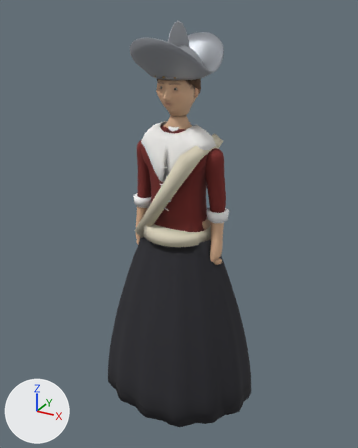
Two versions of the glTF model reckoning/models/watchwoman.glb, one commit apart.
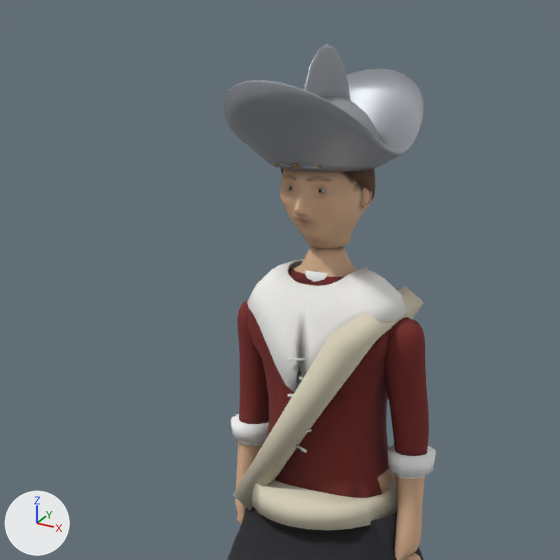
The first picture shows the older version from a camera (50 mm lens) standing at (1.091, -1.977, 1.996) and looking at (-0.005, 0.015, 1.0). The close-ups show the older and then the newer version on the part from 7% to 80% of the width and 0% to 58% of the height of that picture. Only the edits that show in the close-ups are written down. The axes (+X, +Y, +Z) are drawn at lower left. The lights are the same throughout. Vertices at exactly the same position are counted once.

Before the edit, the objects in view are built like this:
```python
ob_watchwoman_body = bpy.data.objects.new('watchwoman_body', me_watchwoman_body)
ob_watchwoman_body.location = (0.0, 0.0, 0.0)
ob_watchwoman_hair = bpy.data.objects.new('watchwoman_hair', me_watchwoman_hair)
ob_watchwoman_hair.location = (0.0, 0.0, 0.0)
ob_watchwoman_hat = bpy.data.objects.new('watchwoman_hat', me_watchwoman_hat)
ob_watchwoman_hat.location = (0.0, 0.0, 0.0)
ob_watchwoman_linen = bpy.data.objects.new('watchwoman_linen', me_watchwoman_linen)
ob_watchwoman_linen.location = (0.0, 0.0, 0.0)
ob_watchwoman_skin = bpy.data.objects.new('watchwoman_skin', me_watchwoman_skin)
ob_watchwoman_skin.location = (0.0, 0.0, 0.0)
# also in view: 'watchwoman_sash' at (0.0, -0.01, 1.2); 'watchwoman_skirt' at (0.004, 0.002, 0.512)
```
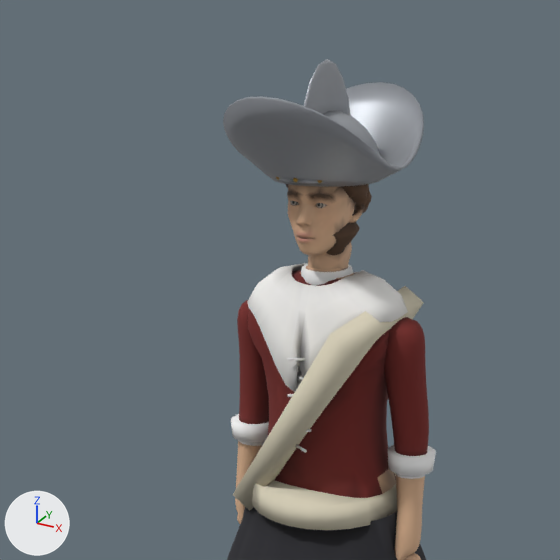
Scene script edits in JSON lines:
```json
{"block": "me_watchwoman_body", "where": "# used by ob_watchwoman_body; location = (0.0, 0.0, 0.0)"}
{"op": "remove", "block": "me_watchwoman_body", "code": "me_watchwoman_body.from_pydata(...)  # 3418 vertices, 6816 faces; spans x -0.25..0.25, y -0.13..0.1, z 0.01..1.55"}
{"op": "add", "block": "me_watchwoman_body", "code": "me_watchwoman_body.from_pydata(...)  # 3418 vertices, 6816 faces; spans x -0.25..0.25, y -0.13..0.1, z 0.01..1.53"}
{"block": "me_watchwoman_body", "change": "me_watchwoman_body part 1: 84 vertices moved from x -0.1..0.09, y -0.05..0.05, z 1.49..1.55 to x -0.1..0.07, y -0.05..0.05, z 1.48..1.53; 41 vertices removed from x -0.07..0.12, y -0.07..0.05, z 1.46..1.54; 41 vertices added at x -0.07..0.12, y -0.07..0.05, z 1.45..1.51"}
{"block": "me_watchwoman_body", "change": "me_watchwoman_body part 2: 9 faces spanning x -0.08..0.07, y -0.04..0.05, z 1.48..1.49 switch from mat_watchwoman_skin to mat_watchwoman_coat"}
{"block": "me_watchwoman_hair", "where": "# used by ob_watchwoman_hair; location = (0.0, 0.0, 0.0)"}
{"op": "remove", "block": "me_watchwoman_hair", "code": "me_watchwoman_hair.from_pydata(...)  # 1260 vertices, 2512 faces; spans x -0.098..0.098, y -0.123..0.138, z 1.553..1.793"}
{"op": "add", "block": "me_watchwoman_hair", "code": "me_watchwoman_hair.from_pydata(...)  # 1260 vertices, 2512 faces; spans x -0.091..0.09, y -0.104..0.138, z 1.525..1.766"}
{"block": "me_watchwoman_hair", "change": "me_watchwoman_hair part 3: the loose piece of 178 vertices spanning x -0.05..0.05, y 0.052..0.138, z 1.618..1.712 is moved by (0.0, 0.0, -0.028)"}
{"block": "me_watchwoman_hair", "change": "me_watchwoman_hair part 4: 1082 of 1260 vertices moved; they spanned x -0.098..0.098, y -0.123..0.11, z 1.553..1.793 and now span x -0.091..0.09, y -0.104..0.096, z 1.525..1.766; mean shift (0.0, -0.001, -0.029); largest move (0.025, -0.086, 1.677) -> (0.013, -0.044, 1.642)"}
{"block": "me_watchwoman_hair", "change": "me_watchwoman_hair part 5: 612 kept faces spanning x -0.091..0.085, y -0.072..0.112, z 1.529..1.72 get new vertex colours; the middle colour goes from brown #312012 to brown #4e3521"}
{"block": "me_watchwoman_hat", "where": "# used by ob_watchwoman_hat; location = (0.0, 0.0, 0.0)"}
{"op": "remove", "block": "me_watchwoman_hat", "code": "me_watchwoman_hat.from_pydata(...)  # 802 vertices, 1560 faces; spans x -0.17..0.17, y -0.248..0.248, z 1.711..1.94"}
{"op": "add", "block": "me_watchwoman_hat", "code": "me_watchwoman_hat.from_pydata(...)  # 802 vertices, 1560 faces; spans x -0.17..0.17, y -0.248..0.248, z 1.683..1.912"}
{"block": "me_watchwoman_hat", "change": "me_watchwoman_hat part 6: the whole mesh is moved by (0.0, 0.0, -0.028)"}
{"block": "me_watchwoman_skin", "where": "# used by ob_watchwoman_skin; location = (0.0, 0.0, 0.0)"}
{"op": "remove", "block": "me_watchwoman_skin", "code": "me_watchwoman_skin.from_pydata(...)  # 2424 vertices, 4800 faces; spans x -0.094..0.094, y -0.133..0.099, z 1.546..1.777"}
{"op": "add", "block": "me_watchwoman_skin", "code": "me_watchwoman_skin.from_pydata(...)  # 1599 vertices, 3168 faces; spans x -0.083..0.081, y -0.111..0.084, z 1.417..1.749"}
{"block": "me_watchwoman_skin", "change": "me_watchwoman_skin part 7: the loose piece of 1874 vertices spanning x -0.088..0.088, y -0.133..0.099, z 1.546..1.777 is rebuilt with 1599 vertices and now spans x -0.083..0.081, y -0.111..0.084, z 1.417..1.749"}
{"block": "me_watchwoman_skin", "change": "me_watchwoman_skin part 8: 6 loose pieces with 550 vertices, spanning x -0.094..0.094, y -0.089..0.022, z 1.63..1.688, are deleted"}
```

Where the change shows, as pixel boxes [x1, y1, x2, y2] in the close-ups (560 x 560 px; the box of a moved part takes in the faces that stretch with it):
```json
{"object": "watchwoman_body", "change": "reshaped", "before": [235, 246, 429, 560], "after": [235, 265, 429, 560]}
{"object": "watchwoman_hat", "change": "moved", "before": [223, 44, 425, 172], "after": [223, 59, 424, 187]}
{"object": "watchwoman_skin", "change": "reshaped", "before": [280, 169, 372, 249], "after": [287, 184, 365, 270]}
{"object": "watchwoman_hair", "change": "reshaped", "before": [280, 168, 375, 200], "after": [286, 184, 372, 256]}
{"part": 1, "of": "me_watchwoman_body", "change": "moved or reshaped", "before": [288, 246, 358, 286], "after": [292, 265, 355, 286]}
{"part": 2, "of": "me_watchwoman_body", "change": "recoloured", "before": [294, 259, 340, 271], "after": [294, 271, 343, 279]}
{"part": 3, "of": "me_watchwoman_hair", "change": "moved or reshaped", "after": [363, 186, 372, 213], "on screen": "not visible before"}
{"part": 4, "of": "me_watchwoman_hair", "change": "moved or reshaped", "before": [280, 168, 375, 200], "after": [286, 184, 368, 215], "on screen": "mostly hidden"}
{"part": 5, "of": "me_watchwoman_hair", "change": "recoloured", "before": [346, 169, 375, 195], "after": [286, 184, 371, 256]}
{"part": 7, "of": "me_watchwoman_skin", "change": "rebuilt", "before": [280, 169, 365, 249], "after": [287, 184, 365, 270]}
{"part": 8, "of": "me_watchwoman_skin", "change": "deleted", "before": [288, 185, 372, 208], "on screen": "mostly hidden"}
```
